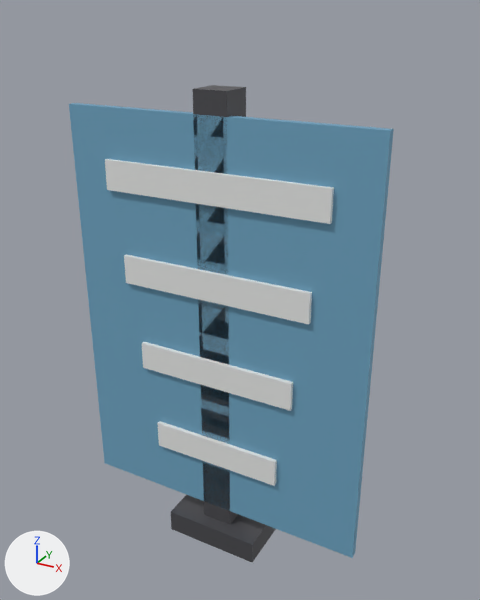
Two versions of the Blender file assets/source/prop_holo_sign.blend, one commit apart.
One viewpoint serves both versions: a 50 mm lens placed at (1.45, -2.45, 1.4), pointed at (0.08, 0.02, 0.16). The axes (+X, +Y, +Z) are drawn at lower left. The lights are the same throughout. The picture after the commit comes second.

Objects in the first picture: 'prop_holo_sign'.
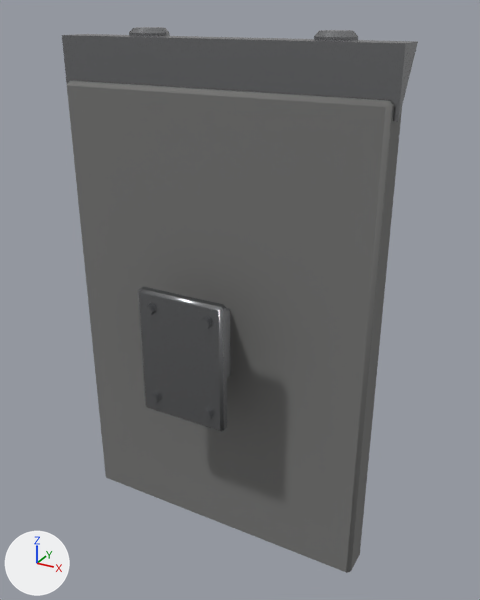
Boxes [x1, y1, x2, y2] around the edits, measured in the pictures (480 x 600 px):
'prop_holo_sign', reshaped (10% wider, 14% taller): before [69, 85, 394, 562]; after [62, 27, 418, 573]
part 1 of me_prop_holo_sign_mesh, added: after [226, 308, 231, 378]
part 2 of me_prop_holo_sign_mesh, added: after [149, 393, 160, 404]
part 3 of me_prop_holo_sign_mesh, added: after [143, 304, 155, 316]
part 4 of me_prop_holo_sign_mesh, added: after [202, 409, 213, 421]
part 5 of me_prop_holo_sign_mesh, added: after [199, 318, 211, 330]
part 6 of me_prop_holo_sign_mesh, rebuilt (8% taller): before [69, 103, 394, 558]; after [67, 81, 402, 573]
part 7 of me_prop_holo_sign_mesh, added: after [138, 287, 227, 432]
part 8 of me_prop_holo_sign_mesh, added: after [129, 27, 170, 36]
part 9 of me_prop_holo_sign_mesh, added: after [314, 30, 358, 40]
part 10 of me_prop_holo_sign_mesh, deleted: before [105, 85, 334, 562]
part 11 of me_prop_holo_sign_mesh, added: after [62, 34, 418, 122]

Edits to the bpy script that builds the scene:
```text
Change me_prop_holo_sign_mesh:
    verts and faces of me_prop_holo_sign_mesh; kept vertices keep their numbers, new ones are numbered from 56
    remove me_prop_holo_sign_mesh.from_pydata(...)  # 56 vertices, 42 faces; spans x -0.75..0.75, y -0.15..0.15, z -1.21..1.1
    remove me_prop_holo_sign_mesh.materials.append(mat_ns_trim)  # dark grey #555559
    remove me_prop_holo_sign_mesh.materials.append(mat_ns_energy_cyan)  # blue #6fa6c4
    add me_prop_holo_sign_mesh.from_pydata(...)  # 198 vertices, 161 faces; spans x -0.77..0.77, y -0.38..0.23, z -1.1..1.32
    me_prop_holo_sign_mesh part 1: a new loose piece, a box spanning x -0.1..0.1, y -0.34..-0.1, z -0.17..0.17, in mat_ns_steel (grey #939496)
    me_prop_holo_sign_mesh part 2: a new loose piece, a 6-sided cylinder along y spanning x -0.164..-0.116, y -0.385..-0.365, z -0.241..-0.199, in mat_ns_steel (grey #939496)
    me_prop_holo_sign_mesh part 3: a new loose piece, a 6-sided cylinder along y spanning x -0.164..-0.116, y -0.385..-0.365, z 0.199..0.241, in mat_ns_steel (grey #939496)
    me_prop_holo_sign_mesh part 4: a new loose piece, a 6-sided cylinder along y spanning x 0.116..0.164, y -0.385..-0.365, z -0.241..-0.199, in mat_ns_steel (grey #939496)
    me_prop_holo_sign_mesh part 5: a new loose piece, a 6-sided cylinder along y spanning x 0.116..0.164, y -0.385..-0.365, z 0.199..0.241, in mat_ns_steel (grey #939496)
    me_prop_holo_sign_mesh part 6: the loose piece of 8 vertices spanning x -0.75..0.75, y -0.08..-0.04, z -1.0..1.0 is rebuilt with 32 vertices and now spans x -0.75..0.75, y -0.1..0.06, z -1.1..1.1, in mat_ns_concrete (grey #767674)
    me_prop_holo_sign_mesh part 7: a new loose piece of 24 vertices spanning x -0.21..0.21, y -0.37..-0.31, z -0.3..0.3, in mat_ns_steel (grey #939496)
    me_prop_holo_sign_mesh part 8: a new loose piece of 24 vertices spanning x -0.53..-0.35, y 0.05..0.23, z 1.2..1.32, in mat_ns_steel (grey #939496)
    me_prop_holo_sign_mesh part 9: a new loose piece of 24 vertices spanning x 0.35..0.53, y 0.05..0.23, z 1.2..1.32, in mat_ns_steel (grey #939496)
    me_prop_holo_sign_mesh part 10: 6 loose pieces with 48 vertices, spanning x -0.55..0.55, y -0.15..0.15, z -1.21..1.1, are deleted
    me_prop_holo_sign_mesh part 11
    add verts[56] = (-0.77, 0.1, 1.29)  # pixel (85, 33)
    add verts[57] = (-0.77, -0.06, 1.29)  # pixel (61, 35)
    add verts[58] = (-0.77, -0.06, 1.03)  # pixel (67, 96)
    add for new, old in zip([59, 60, 61], [56, 57, 58]): verts[new] = verts[old] + (1.54, 0.0, 0.0)
    add faces += [(56, 57, 60, 59), (57, 58, 61, 60), (56, 59, 61, 58), (56, 58, 57), (59, 60, 61)]  # mat_ns_steel (grey #939496)
    me_prop_holo_sign_mesh part 12: the surface is now shaded smooth
    other edits to the shape of me_prop_holo_sign_mesh do not show in these pictures
    add me_prop_holo_sign_mesh.materials.append(mat_ns_concrete)  # grey #767674
    add me_prop_holo_sign_mesh.materials.append(mat_ns_team)  # blue #76a2ce, glowing blue #76a2ce
    add me_prop_holo_sign_mesh.materials.append(mat_ns_steel)  # grey #939496
```
